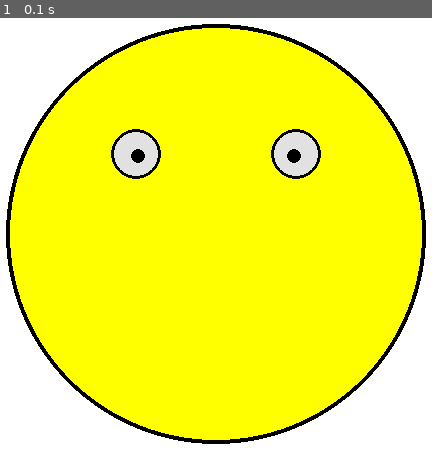
Above: before the commit, frame 1.
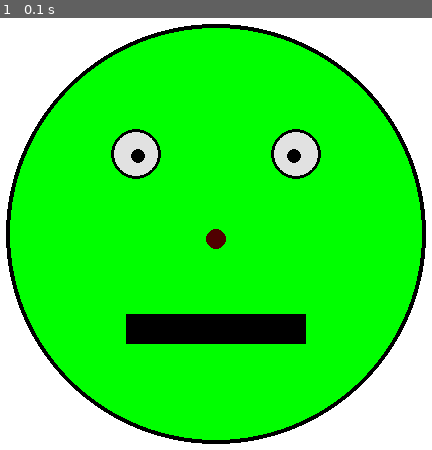
Above: after the commit, the same moment.

Repository: bhasinn01/Dino_Game
Game: pygame game, started from 99a-PygameAPITutorials/00-MovingSmile/MovingSmile.py
Same seed, same stepped clock (60 frames per second), same inputs: the game is played once before the commit and once after it.
Inputs:
- Up to frame 1 (0.1 s): no input

The runs differ from the first frame. In frame 1, 69% of the frame differs, in the area x 2-98%, y 2-98%.

Commit message:
Moving Smile Drawing Step

Diff:
--- a/99a-PygameAPITutorials/00-MovingSmile/MovingSmile.py
+++ b/99a-PygameAPITutorials/00-MovingSmile/MovingSmile.py
@@ -18,7 +18,7 @@
 
         # API --> pygame.draw.circle(screen, color, (x, y), radius, thickness)
 
-        pygame.draw.circle(screen, (255, 255, 0), (320, 240), 210)  # yellow circle
+        pygame.draw.circle(screen, (0, 255, 0), (320, 240), 210)  # yellow circle
         pygame.draw.circle(screen, (0, 0, 0), (320, 240), 210, 4)  # black outline
 
         pygame.draw.circle(screen, (225, 225, 225), (240, 160), 25)  # white eye
@@ -29,13 +29,15 @@
         pygame.draw.circle(screen, (0, 0, 0), (400, 160), 25, 3)  # black outline
         pygame.draw.circle(screen, (0, 0, 0), (398, 162), 7)  # black pupil
 
-        # TODO 1: Draw a nose
+        # DONE 1: Draw a nose
         # Suggestion: color (80,0,0) location (320,245), radius 10
         # API --> pygame.draw.circle(screen, (r,g,b), (x, y), radius, thickness)
+        pygame.draw.circle(screen, (80, 0, 0), (320, 245), 10)
 
-        # TODO 2: Draw a mouth
+        # DONE 2: Draw a mouth
         # Suggestion: color (0,0,0), x 230, y 320, width 180, height 30
         # API --> pygame.draw.rect(screen, (r,g,b), (x, y, width, height), thickness)
+        pygame.draw.rect(screen, (0, 0, 0), (230, 320, 180, 30))
 
         pygame.display.update()
 
